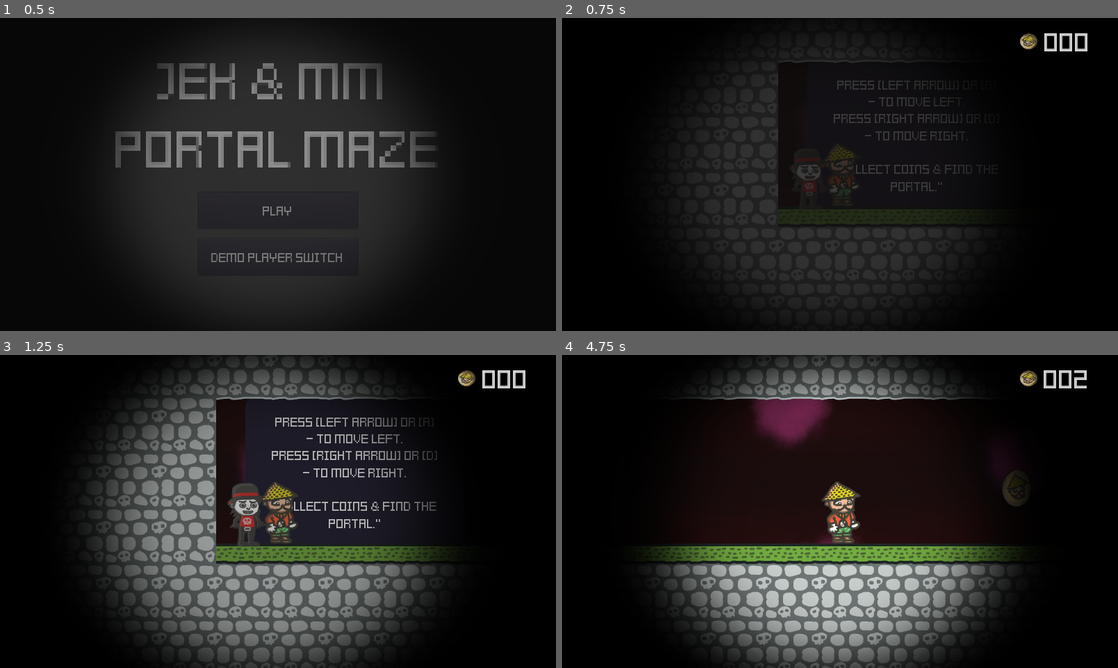
Above: before the commit, frames 1-4 (two rows, left to right).
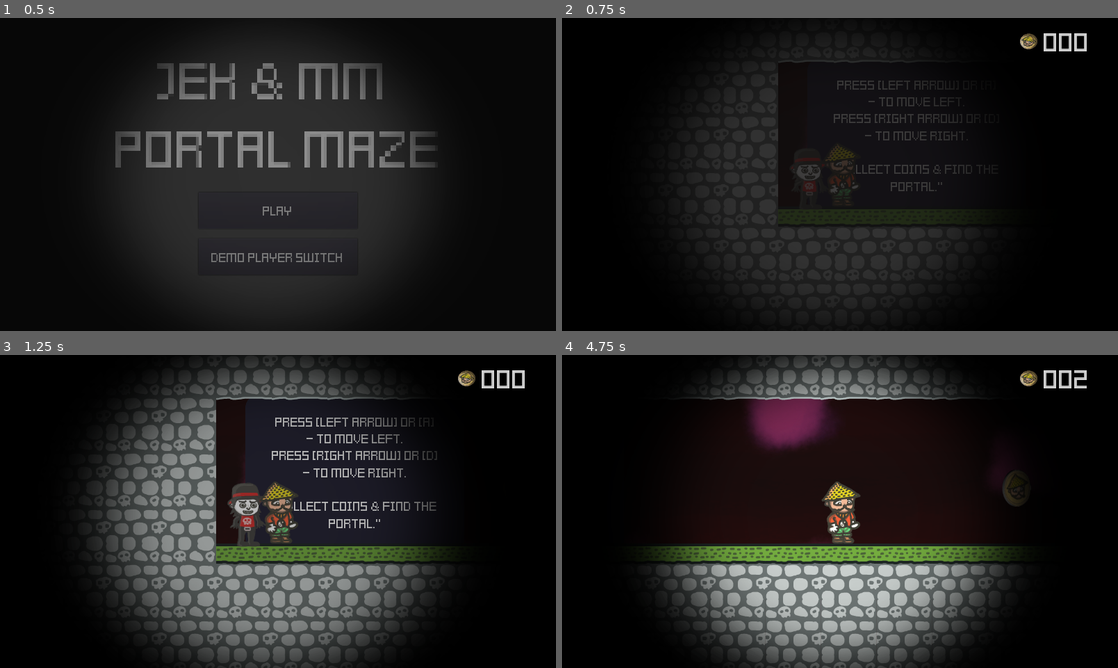
Above: after the commit, the same moments.

Repository: jickingx/JekAndModernongMonghe
Game: Godot game, scene res://src/Screens/Start.tscn
Same seed, same stepped clock (60 frames per second), same inputs: the game is played once before the commit and once after it.
Inputs:
- Up to frame 1 (0.5 s): no input
- Up to frame 2 (0.75 s): click "Play" at 0.5 s
- Up to frame 3 (1.25 s): no input
- Up to frame 4 (4.75 s): tap Enter (ui_accept) at 1.25, 1.52, 2.27, 3.77, 4.52 s; hold Right (ui_right) 1.28-2.78 s; hold Left (ui_left) 2.78-3.53 s; hold Right (ui_right) from 3.53 s (still down)

Frame 1 is identical in both runs. In frame 2, 0.1% of the frame differs, in the area x 86-95%, y 4-11%; in frame 3, 0.1%; in frame 4, 0.5%, in the area x 34-53%, y 17-61%.

Commit message:
set score throughout the game cleanup
Signed-off-by: jickingx <jickingx@gmail.com>

Diff:
--- a/project.godot
+++ b/project.godot
@@ -20,7 +20,7 @@
 
 [application]
 
-config/name="JekAndModdernongMonghe01"
+config/name="JekAndMM"
 run/main_scene="res://src/Screens/Start.tscn"
 config/icon="res://icon.png"
 
--- a/src/Global.gd
+++ b/src/Global.gd
@@ -4,6 +4,7 @@
 const OverlayCameraLens: PackedScene = preload("res://src/UI/FX/OverlayCamera.tscn")
 
 var current_scene_path := ""
+var score := 0
 
 onready var root = get_tree().get_root()
 onready var current_scene = root.get_child(root.get_child_count() - 1)
--- a/src/Levels/LevelManager.gd
+++ b/src/Levels/LevelManager.gd
@@ -2,23 +2,33 @@
 
 const Hud = preload("res://src/UI/Hud.tscn")
 var hud
-
+var score := 0 #for current level only
 
 func _ready():
 	setup_hud()
+	setup_doors()
 
 
 func _on_Player_coin_collected():
 	if not hud:
 		return
-	hud.coin_add()
+	score += 1
+	hud.coin_add(1)
+
+
+func _on_Door_player_entered():
+	Global.score += score
 
 
 func setup_hud():
 	hud = Hud.instance()
-
-	#get players then link signals to hud
 	for player in Global.current_scene.get_tree().get_nodes_in_group("players"):
 		player.connect("coin_collected", self, "_on_Player_coin_collected")
+	Global.current_scene.add_child(hud)
+	score = Global.score
+	hud.coin_add(score)
 
-	Global.current_scene.add_child(hud)
+
+func setup_doors():
+	for door in Global.current_scene.get_tree().get_nodes_in_group("doors"):
+		door.connect("player_entered", self, "_on_Door_player_entered")
--- a/src/Objects/Door.gd
+++ /dev/null
@@ -1,12 +0,0 @@
-extends Area2D
-
-export (String, FILE) var next_scene
-export var switch_delay: float = .4
-
-
-func _on_Door_body_entered(body):
-	if body.is_in_group("players"):
-		body.disable()
-		$AudioStreamPlayer2D.play()
-		yield(get_tree().create_timer(switch_delay), "timeout")
-		Global.switch_scene(next_scene)
--- a/src/Objects/Door.tscn
+++ /dev/null
@@ -1,35 +0,0 @@
-[gd_scene load_steps=9 format=2]
-
-[ext_resource path="res://assets/Tiles/portal4.png" type="Texture" id=1]
-[ext_resource path="res://src/Objects/Door.gd" type="Script" id=2]
-[ext_resource path="res://assets/Sounds/start.wav" type="AudioStream" id=3]
-[ext_resource path="res://assets/Tiles/portal2.png" type="Texture" id=4]
-[ext_resource path="res://assets/Tiles/portal1.png" type="Texture" id=5]
-[ext_resource path="res://assets/Tiles/portal3.png" type="Texture" id=6]
-
-[sub_resource type="SpriteFrames" id=1]
-animations = [ {
-"frames": [ ExtResource( 5 ), ExtResource( 4 ), ExtResource( 6 ), ExtResource( 1 ) ],
-"loop": true,
-"name": "default",
-"speed": 5.0
-} ]
-
-[sub_resource type="RectangleShape2D" id=2]
-extents = Vector2( 21.2275, 57.5033 )
-
-[node name="Door" type="Area2D"]
-script = ExtResource( 2 )
-
-[node name="AnimatedSprite" type="AnimatedSprite" parent="."]
-frames = SubResource( 1 )
-frame = 1
-playing = true
-
-[node name="CollisionShape2D" type="CollisionShape2D" parent="."]
-position = Vector2( 39, 1 )
-shape = SubResource( 2 )
-
-[node name="AudioStreamPlayer2D" type="AudioStreamPlayer2D" parent="."]
-stream = ExtResource( 3 )
-[connection signal="body_entered" from="." to="." method="_on_Door_body_entered"]
--- a/src/Objects/Doors/Door.gd
+++ b/src/Objects/Doors/Door.gd
@@ -1,4 +1,6 @@
 extends Area2D
+
+signal player_entered
 
 export var is_locked := false
 export (String, FILE) var next_scene
@@ -13,6 +15,7 @@
 
 
 func switch_scene():
+	emit_signal("player_entered")
 	$AudioStreamPlayer2D.play()
 	yield(get_tree().create_timer(switch_delay), "timeout")
 	Global.switch_scene(next_scene)
--- a/src/Objects/Doors/Door.tscn
+++ b/src/Objects/Doors/Door.tscn
@@ -13,21 +13,23 @@
 
 [sub_resource type="SpriteFrames" id=1]
 animations = [ {
+"frames": [ ExtResource( 5 ), ExtResource( 8 ), ExtResource( 6 ), ExtResource( 10 ) ],
+"loop": true,
+"name": "locked",
+"speed": 7.0
+}, {
 "frames": [ ExtResource( 9 ), ExtResource( 2 ), ExtResource( 7 ), ExtResource( 1 ) ],
 "loop": true,
 "name": "unlocked",
-"speed": 7.0
-}, {
-"frames": [ ExtResource( 5 ), ExtResource( 8 ), ExtResource( 6 ), ExtResource( 10 ) ],
-"loop": true,
-"name": "locked",
 "speed": 7.0
 } ]
 
 [sub_resource type="SegmentShape2D" id=2]
 b = Vector2( -0.157692, 56.2467 )
 
-[node name="Door" type="Area2D"]
+[node name="Door" type="Area2D" groups=[
+"doors",
+]]
 script = ExtResource( 3 )
 
 [node name="AnimatedSprite" type="AnimatedSprite" parent="."]
--- a/src/UI/BG/Background.tscn
+++ b/src/UI/BG/Background.tscn
@@ -97,128 +97,129 @@
 motion_mirroring = Vector2( 2250, 0 )
 
 [node name="Cloud00" type="AnimatedSprite" parent="Clouds"]
-frames = SubResource( 1 )
-animation = "clouds"
-frame = 2
+visible = false
+frames = SubResource( 1 )
+animation = "clouds"
+frame = 1
 playing = true
 
 [node name="Cloud01" type="AnimatedSprite" parent="Clouds"]
 position = Vector2( -526.087, -197.99 )
 frames = SubResource( 1 )
 animation = "clouds"
-frame = 2
+frame = 1
 playing = true
 
 [node name="Cloud02" type="AnimatedSprite" parent="Clouds"]
 position = Vector2( -356.382, 214.961 )
 frames = SubResource( 1 )
 animation = "clouds"
-frame = 2
+frame = 1
 playing = true
 
 [node name="Cloud03" type="AnimatedSprite" parent="Clouds"]
 position = Vector2( -588.313, 565.685 )
 frames = SubResource( 1 )
 animation = "clouds"
-frame = 1
 playing = true
 
 [node name="Cloud04" type="AnimatedSprite" parent="Clouds"]
 position = Vector2( 22.6274, 463.862 )
 frames = SubResource( 1 )
 animation = "clouds"
-frame = 1
 playing = true
 
 [node name="Cloud05" type="AnimatedSprite" parent="Clouds"]
 position = Vector2( 441.235, 79.196 )
 frames = SubResource( 1 )
 animation = "clouds"
-frame = 1
 playing = true
 
 [node name="Cloud06" type="AnimatedSprite" parent="Clouds"]
 position = Vector2( 509.117, 458.205 )
 frames = SubResource( 1 )
 animation = "clouds"
+frame = 2
 playing = true
 
 [node name="Cloud07" type="AnimatedSprite" parent="Clouds"]
 position = Vector2( 435.578, -248.902 )
 frames = SubResource( 1 )
 animation = "clouds"
+frame = 2
 playing = true
 
 [node name="Cloud08" type="AnimatedSprite" parent="Clouds"]
 position = Vector2( 995.606, 181.019 )
 frames = SubResource( 1 )
 animation = "clouds"
+frame = 2
 playing = true
 
 [node name="Cloud09" type="AnimatedSprite" parent="Clouds"]
 position = Vector2( 950.351, -181.019 )
 frames = SubResource( 1 )
 animation = "clouds"
-frame = 2
+frame = 1
 playing = true
 
 [node name="Cloud10" type="AnimatedSprite" parent="Clouds"]
 position = Vector2( 1086.12, 684.479 )
 frames = SubResource( 1 )
 animation = "clouds"
-frame = 2
+frame = 1
 playing = true
 
 [node name="Cloud11" type="AnimatedSprite" parent="Clouds"]
 position = Vector2( 328.097, 871.156 )
 frames = SubResource( 1 )
 animation = "clouds"
-frame = 2
+frame = 1
 playing = true
 
 [node name="Cloud12" type="AnimatedSprite" parent="Clouds"]
 position = Vector2( -282.843, 972.979 )
 frames = SubResource( 1 )
 animation = "clouds"
-frame = 2
+frame = 1
 playing = true
 
 [node name="Cloud13" type="AnimatedSprite" parent="Clouds"]
 position = Vector2( 752.361, 1103.09 )
 frames = SubResource( 1 )
 animation = "clouds"
-frame = 1
 playing = true
 
 [node name="Cloud14" type="AnimatedSprite" parent="Clouds"]
 position = Vector2( 197.99, 1306.73 )
 frames = SubResource( 1 )
 animation = "clouds"
-frame = 1
 playing = true
 
 [node name="Cloud15" type="AnimatedSprite" parent="Clouds"]
 position = Vector2( -169.706, 1408.56 )
 frames = SubResource( 1 )
 animation = "clouds"
+frame = 2
 playing = true
 
 [node name="Cloud16" type="AnimatedSprite" parent="Clouds"]
 position = Vector2( -582.656, 1255.82 )
 frames = SubResource( 1 )
 animation = "clouds"
+frame = 2
 playing = true
 
 [node name="Cloud17" type="AnimatedSprite" parent="Clouds"]
 position = Vector2( 848.528, 1453.81 )
 frames = SubResource( 1 )
 animation = "clouds"
-frame = 2
+frame = 1
 playing = true
 
 [node name="Cloud18" type="AnimatedSprite" parent="Clouds"]
 position = Vector2( 1261.48, 1306.73 )
 frames = SubResource( 1 )
 animation = "clouds"
-frame = 2
-playing = true
+frame = 1
+playing = true
--- a/src/UI/Hud.gd
+++ b/src/UI/Hud.gd
@@ -4,9 +4,9 @@
 var coins := 0
 
 
-func coin_add():
+func coin_add(val: int):
 	var new_text
-	coins += 1
+	coins += val
 	if coins < 10:
 		new_text = "00" + str(coins)
 	elif coins >= 100:
